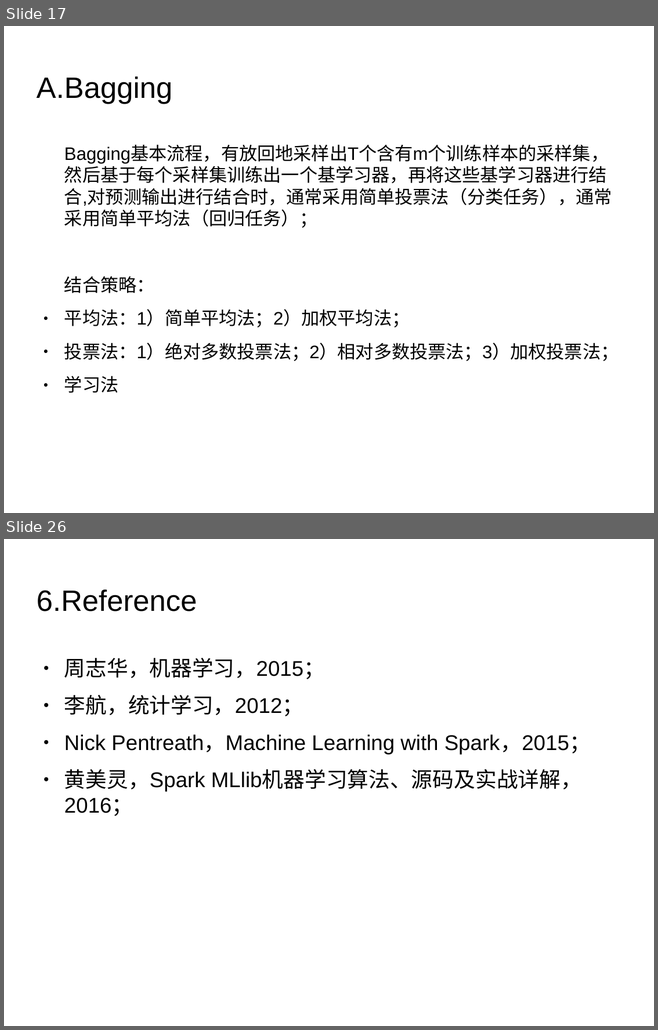
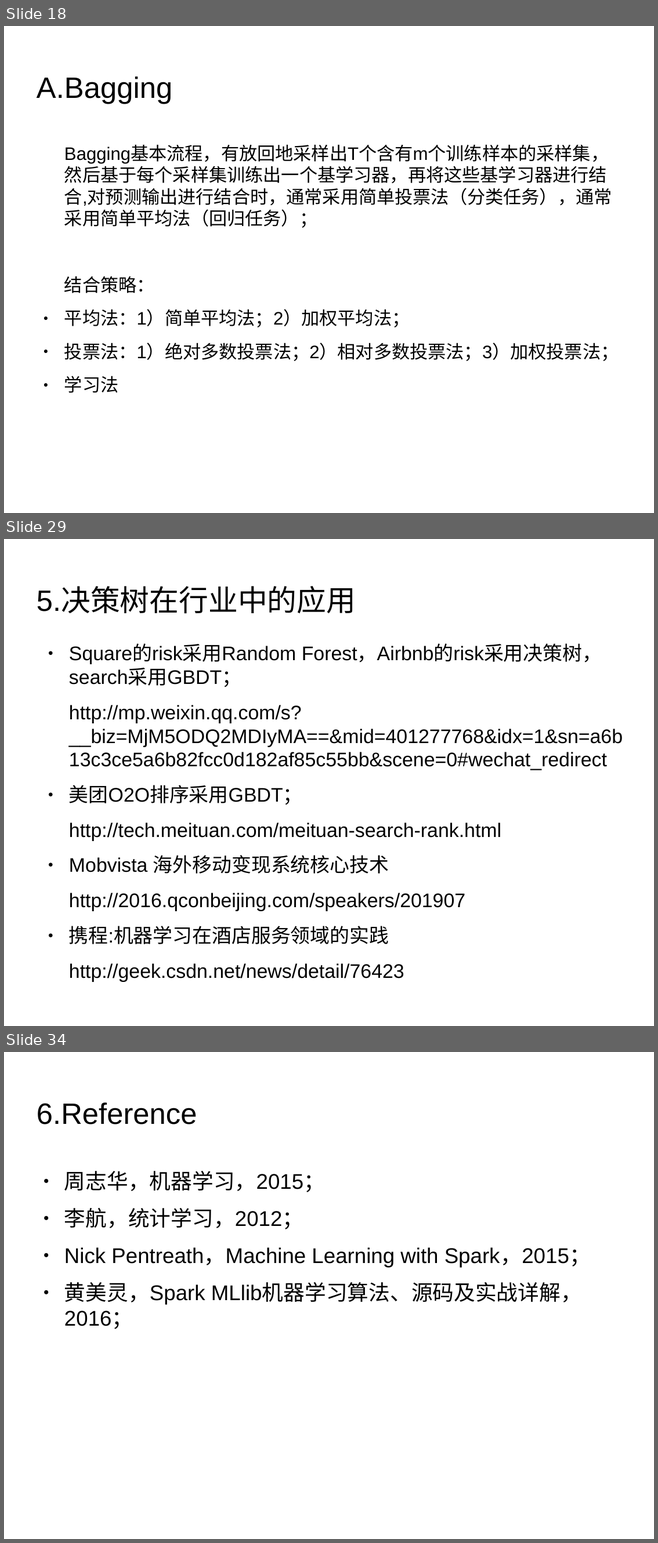
Before and after one commit to liulj0507/DecisionTreeShareProject, a slide deck: doc/DecisionTree-zhb.odp. Shown one above the other, each under a label of ours: slides 17 and 26 before the commit, slides 18, 29 and 34 after it; the slides between them are not shown. The pictures are 658x1030 and 658x1543 pixels, drawn with LibreOffice and Linux fonts; fonts in the diff are those of the drawing; background and template pictures are left out. Boxes give left, top, right and bottom in pixels: in the first picture for what was removed or moved away, otherwise in the second. Text is boxed around its words. In the diff, an @@ line names an element or a change of style, - is before the commit and + after.

Commit message:
更新决策树ppt

```diff
--- a/doc/DecisionTree-zhb.odp
+++ b/doc/DecisionTree-zhb.odp
@@ slide 29 added at box(4, 539, 654, 1026), background picture (left out) @@
@@ title added at box(36, 587, 355, 614), 36 pt, text #000000 @@
+5.决策树在行业中的应用
@@ text added at box(69, 645, 622, 982), 24.1 pt, text #000000 @@
+● Square的risk采用Random Forest，Airbnb的risk采用决策树，search采用GBDT；
+http://mp.weixin.qq.com/s?__biz=MjM5ODQ2MDIyMA==&mid=401277768&idx=1&sn=a6b13c3ce5a6b82fcc0d182af85c55bb&scene=0#wechat_redirect
+● 美团O2O排序采用GBDT；
+http://tech.meituan.com/meituan-search-rank.html
+● Mobvista 海外移动变现系统核心技术
+http://2016.qconbeijing.com/speakers/201907
+● 携程:机器学习在酒店服务领域的实践
+http://geek.csdn.net/news/detail/76423
@@ what was slide 17 is now slide 18 @@
@@ what was slide 26 is now slide 34 @@
```
Also in this commit, not shown: 11 slides changed, 9 other slides added, 2 slides removed, 11 other files.
